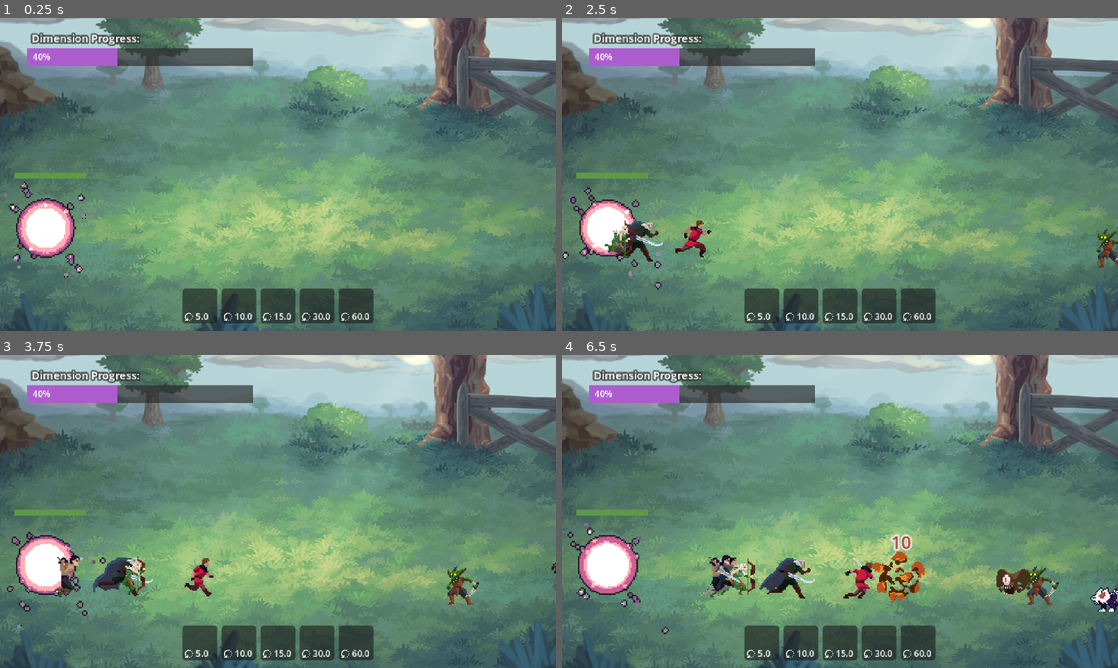
Above: before the commit, frames 1-4 (two rows, left to right).
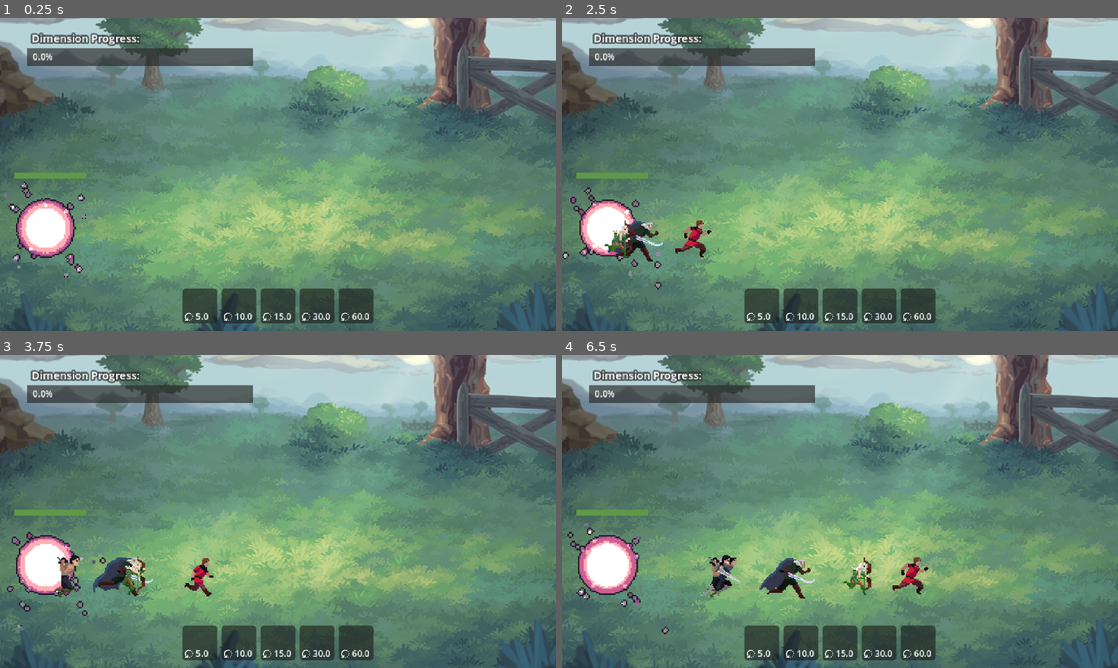
Above: after the commit, the same moments.

Repository: rockgem/finntalisker-dimension-wars
Game: Godot game, scene res://scenes/Main.tscn
The game is run twice, just before and just after one commit, with the same random seed, the same clock (stepped at 60 frames per second) and the same inputs.
Inputs (mouse positions are in pixels of both pictures, inside the frame that each line leads up to):
- Up to frame 1 (0.25 s): no input
- Up to frame 2 (2.5 s): move the mouse to (762, 305) at 0.52 s; click (762, 305) at 0.67 s; move the mouse to (801, 305) at 1.27 s; click (801, 305) at 1.42 s; move the mouse to (840, 305) at 2.02 s; click (840, 305) at 2.17 s
- Up to frame 3 (3.75 s): move the mouse to (316, 642) at 2.77 s; click (316, 642) at 2.92 s; move the mouse to (355, 642) at 3.52 s; click (355, 642) at 3.67 s
- Up to frame 4 (6.5 s): move the mouse to (673, 464) at 4.27 s; click (673, 464) at 4.42 s; move the mouse to (867, 511) at 5.02 s; click (867, 511) at 5.17 s; move the mouse to (756, 433) at 5.77 s; click (756, 433) at 5.92 s

The runs differ from the first frame. In frame 1, 0.9% of the frame differs, in the area x 4-22%, y 9-16%; in frame 2, 1.2%; in frame 3, 1.3%; in frame 4, 3.6%, in the area x 4-100%, y 9-82%.

Commit message:
change troop stats

Diff:
--- a/reso/data/troops_data.json
+++ b/reso/data/troops_data.json
@@ -1,7 +1,7 @@
 {
 	"peasant": {
-		"hp": 25,
-		"attack": 10,
+		"hp": 8,
+		"attack": 2,
 		"move_speed": 50.0,
 		"attack_speed": 0.8,
 		"cost": 5.0,
@@ -10,8 +10,8 @@
 		"sprite_frame": "res://reso/sprites/peasant.tres"
 	},
 	"warrior": {
-		"hp": 25,
-		"attack": 10,
+		"hp": 15,
+		"attack": 6,
 		"move_speed": 35.0,
 		"attack_speed": 2.0,
 		"cost": 25.0,
@@ -20,8 +20,8 @@
 		"sprite_frame": "res://reso/sprites/warrior.tres"
 	},
 	"hunter": {
-		"hp": 25,
-		"attack": 10,
+		"hp": 5,
+		"attack": 2,
 		"move_speed": 55.0,
 		"attack_speed": 1.0,
 		"cost": 10.0,
@@ -31,7 +31,7 @@
 	},
 	"swordsman": {
 		"hp": 25,
-		"attack": 10,
+		"attack": 12,
 		"move_speed": 30.0,
 		"attack_speed": 1.5,
 		"cost": 15.0,
@@ -40,18 +40,18 @@
 		"sprite_frame": "res://reso/sprites/swordsman.tres"
 	},
 	"amazon": {
-		"hp": 25,
-		"attack": 10,
+		"hp": 55,
+		"attack": 14,
 		"move_speed": 40.0,
-		"attack_speed": 2.5,
+		"attack_speed": 2.0,
 		"cost": 50.0,
 		"cooldown": 60.0,
 		"range": 32.0,
 		"sprite_frame": "res://reso/sprites/amazon.tres"
 	},
 	"goblin": {
-		"hp": 25,
-		"attack": 10,
+		"hp": 4,
+		"attack": 2,
 		"move_speed": 65.0,
 		"attack_speed": 1.0,
 		"cost": 50.0,
@@ -60,8 +60,8 @@
 		"sprite_frame": "res://reso/sprites/goblin.tres"
 	},
 	"flying_demon": {
-		"hp": 25,
-		"attack": 10,
+		"hp": 8,
+		"attack": 4,
 		"move_speed": 40.0,
 		"attack_speed": 1.5,
 		"cost": 50.0,
@@ -71,9 +71,9 @@
 	},
 	"wolf": {
 		"hp": 25,
-		"attack": 10,
+		"attack": 2,
 		"move_speed": 25.0,
-		"attack_speed": 1.5,
+		"attack_speed": 0.4,
 		"cost": 50.0,
 		"cooldown": 60.0,
 		"range": 32.0,
--- a/scenes/Main.gd
+++ b/scenes/Main.gd
@@ -11,6 +11,7 @@
 var troops = []
 
 var money = 100
+var wave = 1
 var dimension_progress = 0.0
 var portal_hp = 100.0
 
@@ -27,6 +28,8 @@
 
 func _physics_process(delta: float) -> void:
 	$Portal/HP.value = portal_hp
+	$UI/DimensionProgress.value = dimension_progress
+	$UI/DimensionProgress/Percentage.text = '%0.01f%%' % dimension_progress
 
 
 func load_valid_troops():
@@ -44,6 +47,15 @@
 	add_child(instance)
 
 
+func spawn_enemy():
+	var random_enemy = ManagerGame.areas_monsters[world_id].pick_random()
+	var i = load('res://actors/entities/Troop.tscn').instantiate()
+	i.data = ManagerGame.all_entities_data[random_enemy]
+	i.set_as_enemy()
+
+	spawn_obj(i, Vector2(600.0, player_spawn_position.y))
+
+
 func on_troop_clicked(ref):
 	var i = load('res://actors/entities/Troop.tscn').instantiate()
 	i.is_player = true
@@ -51,12 +63,3 @@
 	i.global_position = player_spawn_position
 
 	add_child(i)
-
-
-func _on_enemy_spawn_timer_timeout() -> void:
-	var random_enemy = ManagerGame.areas_monsters[world_id].pick_random()
-	var i = load('res://actors/entities/Troop.tscn').instantiate()
-	i.data = ManagerGame.all_entities_data[random_enemy]
-	i.set_as_enemy()
-
-	spawn_obj(i, Vector2(600.0, player_spawn_position.y))
--- a/scenes/Main.tscn
+++ b/scenes/Main.tscn
@@ -397,7 +397,7 @@
 theme_override_font_sizes/font_size = 10
 text = "Dimension Progress:"
 
-[node name="Label2" type="Label" parent="UI/DimensionProgress"]
+[node name="Percentage" type="Label" parent="UI/DimensionProgress"]
 layout_mode = 1
 anchors_preset = 4
 anchor_top = 0.5
@@ -409,9 +409,6 @@
 grow_vertical = 2
 theme_override_font_sizes/font_size = 8
 text = "40%"
-
-[node name="EnemySpawnTimer" type="Timer" parent="."]
-autostart = true
 
 [node name="Portal" type="AnimatedSprite2D" parent="."]
 position = Vector2(45, 196)
@@ -440,5 +437,3 @@
 
 [node name="CollisionShape2D" type="CollisionShape2D" parent="Portal/Area2D"]
 shape = SubResource("CircleShape2D_vcsgt")
-
-[connection signal="timeout" from="EnemySpawnTimer" to="." method="_on_enemy_spawn_timer_timeout"]
